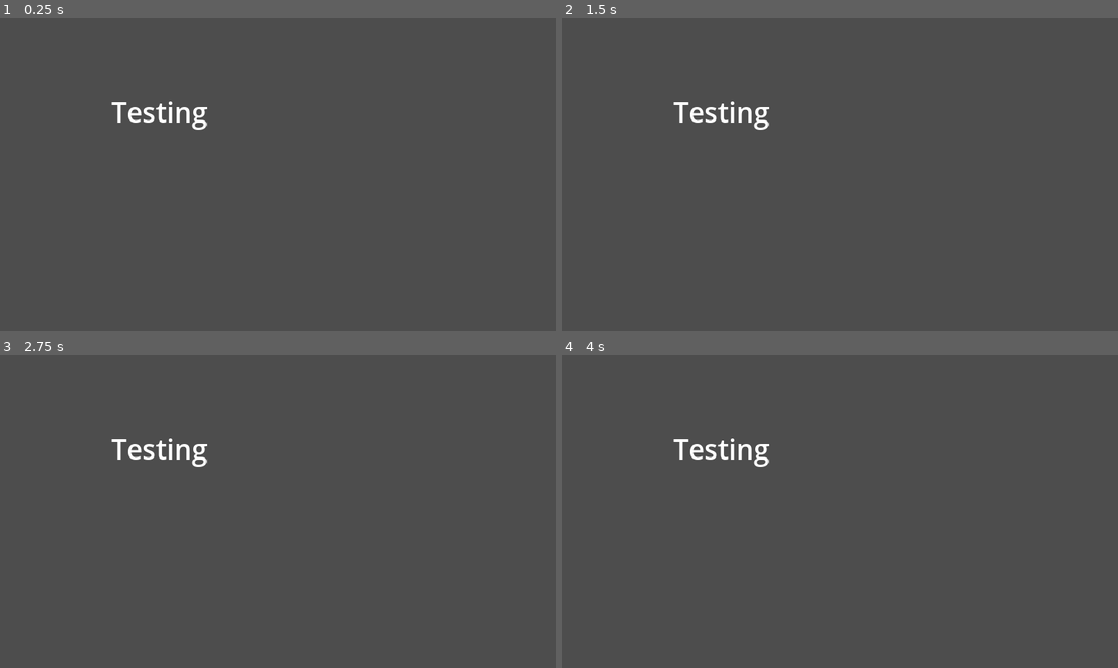
Above: before the commit, frames 1-4 (two rows, left to right).
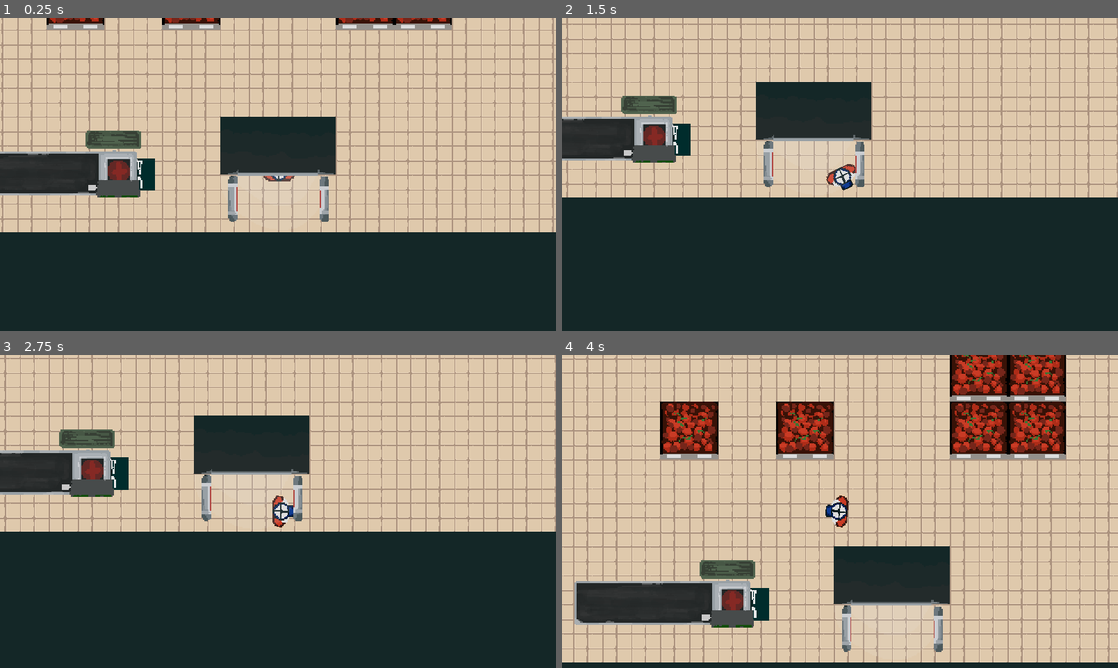
Above: after the commit, the same moments.

Repository: Drury-Indie-Game-Studio/GGJ2024
Game: Godot game, scene res://Scenes/world.tscn
The game is run twice, just before and just after one commit, with the same random seed, the same clock (stepped at 60 frames per second) and the same inputs. This scene is started directly instead of the project's main scene.
Inputs (mouse positions are in pixels of both pictures, inside the frame that each line leads up to):
- Up to frame 1 (0.25 s): no input
- Up to frame 2 (1.5 s): tap Enter at 0.5 s; move the mouse to (962, 158) at 0.52 s; hold Right (ui_right) 0.53-1.28 s; tap Space at 1.25 s; move the mouse to (728, 190) at 1.27 s; hold Down (ui_down) from 1.28 s (still down)
- Up to frame 3 (2.75 s): tap Enter at 2 s; move the mouse to (333, 442) at 2.02 s; release Down (ui_down) at 2.03 s; hold Right (ui_right) from 2.03 s (still down)
- Up to frame 4 (4 s): move the mouse to (812, 574) at 2.77 s; release Right (ui_right) at 2.78 s; hold Up (ui_up) 2.78-3.53 s; move the mouse to (1006, 558) at 3.52 s; hold Left (ui_left) from 3.53 s (still down)

The runs differ from the first frame. In frame 1, 99% of the frame differs, in the area x 0-100%, y 0-100%; in frame 2, 99%; in frame 3, 99%; in frame 4, 99%.

Commit message:
Finished game world

Diff:
--- a/Scenes/World.gd
+++ b/Scenes/World.gd
@@ -1,11 +1,54 @@
 extends Node2D
 
+var itemList = ["apple", "banana", "orange", "lettuce", "carrot", "potato", "milk", "cheese", "butter", "eggs", "beef", "chicken", "bread", "cookie", "brownie", "pepper", "salt", "garlic powder"]
+var shoppingList = ["", "", "", "", "", "", "", "", "", ""]
+var itemDict = {
+	"apple":0,
+	"banana":1,
+	"beef":2,
+	"bread":3,
+	"brownie":4,
+	"butter":5,
+	"carrot":6,
+	"cheese":7,
+	"chicken":8,
+	"cookie":9,
+	"eggs":10,
+	"garlic powder":11,
+	"lettuce":12,
+	"milk":13,
+	"orange":14,
+	"pepper":15,
+	"potato":16,
+	"salt":17
+}
 
-# Called when the node enters the scene tree for the first time.
+var timer = 5
+var timerIsGoing = false
 func _ready():
 	$AudioStreamPlayer2D_1.play()
 	$AudioStreamPlayer2D_2.play()
 
-# Called every frame. 'delta' is the elapsed time since the previous frame.
+	var tempList = itemList
+	var e = 0
+
+	for n in shoppingList:
+		var x = randi() % tempList.size()
+		shoppingList[e] = tempList[x]
+		tempList.remove_at(x)
+		e = e++1
+		pass
+	print(shoppingList)
+	for a in shoppingList:
+		$Supermarket.frames.append(itemDict[a])
+
+	$Supermarket.placeItems()
+
 func _process(delta):
 	pass
+	if timerIsGoing == true:
+		timer = timer-delta
+		if timer <= 0:
+			pass
+		pass
+	print(timer)
--- a/Scenes/supermarket.gd
+++ b/Scenes/supermarket.gd
@@ -12,7 +12,7 @@
 	Vector2(2400,800)
 ]
 
-var frames = [0,1,2,3,4,5,6,7,8,9,10,11,12,13,14,15,16,17]
+var frames = []
 
 # Called when the node enters the scene tree for the first time.
 func _ready():
@@ -33,11 +33,13 @@
 	section_locations.remove_at(index)
 	$Veggies.position = section_locations[0]
 
-	for i in frames:
+func placeItems():
+	for f in frames:
 		var item = collectible.instantiate()
 		add_child(item)
-		item.get_child(1).frame = i
-		item.position = placeItem(i)
+		item.get_child(1).frame = f
+		item.position = placeItem(f)
+
 # Called every frame. 'delta' is the elapsed time since the previous frame.
 func placeItem(itemIndex):
 	match (itemIndex):
--- a/Scenes/supermarket.tscn
+++ b/Scenes/supermarket.tscn
@@ -33,6 +33,3 @@
 
 [node name="Player" parent="." instance=ExtResource("7_d43cc")]
 position = Vector2(1700, 1600)
-
-[node name="Collectible" parent="." instance=ExtResource("9_l8xmf")]
-position = Vector2(1700, 1500)
--- a/Scenes/world.tscn
+++ b/Scenes/world.tscn
@@ -1,11 +1,30 @@
-[gd_scene load_steps=4 format=3 uid="uid://nekt8xunmldi"]
+[gd_scene load_steps=11 format=3 uid="uid://nekt8xunmldi"]
 
 [ext_resource type="Script" path="res://Scenes/World.gd" id="1_0jeua"]
-[ext_resource type="AudioStream" uid="uid://c54svo7xs0x6t" path="res://Assets/Sound/SFX/pop.wav" id="2_glh0w"]
+[ext_resource type="Texture2D" uid="uid://v85waqnvayp2" path="res://Assets/Sprites/Game_Floor.png" id="2_5kteb"]
+[ext_resource type="AudioStream" uid="uid://b6nodrxmtf2lh" path="res://Assets/Sound/SFX/pop.wav" id="2_glh0w"]
 [ext_resource type="AudioStream" uid="uid://4ip0hhrnxe0v" path="res://Assets/Sound/SFX/Twinkle.mp3" id="3_hulk0"]
+[ext_resource type="PackedScene" uid="uid://dam62j35tsg5u" path="res://Scenes/supermarket.tscn" id="4_vjeq4"]
+[ext_resource type="Texture2D" uid="uid://buvrxu0irp51x" path="res://Assets/Sprites/Wall.png" id="6_lmu5a"]
+[ext_resource type="Texture2D" uid="uid://bj1bxd0yifruo" path="res://Assets/Sprites/Register.png" id="6_si4iq"]
+[ext_resource type="Texture2D" uid="uid://c8o34bal6j431" path="res://Assets/Sprites/Door.png" id="8_7k70e"]
+
+[sub_resource type="RectangleShape2D" id="RectangleShape2D_uxqda"]
+size = Vector2(3900, 100)
+
+[sub_resource type="RectangleShape2D" id="RectangleShape2D_lo845"]
+size = Vector2(350, 150)
 
 [node name="World" type="Node2D"]
 script = ExtResource("1_0jeua")
+
+[node name="TextureRect" type="TextureRect" parent="."]
+offset_left = -500.0
+offset_top = -400.0
+offset_right = 4300.0
+offset_bottom = 2700.0
+texture = ExtResource("2_5kteb")
+stretch_mode = 1
 
 [node name="Label" type="Label" parent="."]
 offset_left = 384.0
@@ -20,3 +39,98 @@
 
 [node name="AudioStreamPlayer2D_2" type="AudioStreamPlayer2D" parent="."]
 stream = ExtResource("3_hulk0")
+
+[node name="Stand" type="StaticBody2D" parent="."]
+position = Vector2(-150, -100)
+
+[node name="TextureRect" type="Sprite2D" parent="Stand"]
+position = Vector2(2250, -500)
+scale = Vector2(280, 22)
+texture = ExtResource("6_lmu5a")
+metadata/_edit_use_anchors_ = true
+
+[node name="CollisionShape2D" type="CollisionShape2D" parent="Stand"]
+position = Vector2(1900, 0)
+shape = SubResource("RectangleShape2D_uxqda")
+
+[node name="Stand3" type="StaticBody2D" parent="."]
+position = Vector2(-150, -100)
+
+[node name="TextureRect" type="Sprite2D" parent="Stand3"]
+position = Vector2(-325, 1175)
+scale = Vector2(15, 65)
+texture = ExtResource("6_lmu5a")
+metadata/_edit_use_anchors_ = true
+
+[node name="CollisionShape2D" type="CollisionShape2D" parent="Stand3"]
+position = Vector2(0, 900)
+rotation = 1.5708
+shape = SubResource("RectangleShape2D_uxqda")
+
+[node name="Stand4" type="StaticBody2D" parent="."]
+position = Vector2(3650, -100)
+
+[node name="TextureRect" type="Sprite2D" parent="Stand4"]
+position = Vector2(350, 1275)
+scale = Vector2(16, 63)
+texture = ExtResource("6_lmu5a")
+metadata/_edit_use_anchors_ = true
+
+[node name="CollisionShape2D" type="CollisionShape2D" parent="Stand4"]
+position = Vector2(0, 900)
+rotation = 1.5708
+shape = SubResource("RectangleShape2D_uxqda")
+
+[node name="Stand2" type="StaticBody2D" parent="."]
+position = Vector2(-150, 1750)
+
+[node name="TextureRect" type="Sprite2D" parent="Stand2"]
+position = Vector2(1900, 450)
+scale = Vector2(78, 20)
+texture = ExtResource("6_lmu5a")
+metadata/_edit_use_anchors_ = true
+
+[node name="CollisionShape2D" type="CollisionShape2D" parent="Stand2"]
+position = Vector2(1900, 0)
+shape = SubResource("RectangleShape2D_uxqda")
+
+[node name="Cashier" type="StaticBody2D" parent="."]
+position = Vector2(1350, 1600)
+
+[node name="TextureRect" type="Sprite2D" parent="Cashier"]
+scale = Vector2(2, 2)
+texture = ExtResource("6_si4iq")
+metadata/_edit_use_anchors_ = true
+
+[node name="CollisionShape2D" type="CollisionShape2D" parent="Cashier"]
+position = Vector2(-25, -25)
+shape = SubResource("RectangleShape2D_lo845")
+
+[node name="Supermarket" parent="." instance=ExtResource("4_vjeq4")]
+
+[node name="Door" type="StaticBody2D" parent="."]
+position = Vector2(1700, 1600)
+
+[node name="TextureRect" type="Sprite2D" parent="Door"]
+scale = Vector2(2, 2)
+texture = ExtResource("8_7k70e")
+metadata/_edit_use_anchors_ = true
+
+[node name="CollisionShape2D" type="CollisionShape2D" parent="Door"]
+position = Vector2(-100, 0)
+scale = Vector2(0.1, 1)
+shape = SubResource("RectangleShape2D_lo845")
+
+[node name="Door2" type="StaticBody2D" parent="."]
+position = Vector2(1700, 1600)
+
+[node name="TextureRect" type="Sprite2D" parent="Door2"]
+visible = false
+scale = Vector2(2, 2)
+texture = ExtResource("8_7k70e")
+metadata/_edit_use_anchors_ = true
+
+[node name="CollisionShape2D" type="CollisionShape2D" parent="Door2"]
+position = Vector2(100, 0)
+scale = Vector2(0.1, 1)
+shape = SubResource("RectangleShape2D_lo845")
Binary file added: Assets/Sprites/Dishes/burger.png
Not shown, added: Assets/Sprites/Dishes/burger.png.import
Binary file added: Assets/Sprites/Dishes/taco.png
Not shown, added: Assets/Sprites/Dishes/taco.png.import
Binary file added: Assets/Sprites/Door.png
Not shown, added: Assets/Sprites/Door.png.import
Binary file added: Assets/Sprites/Game_Floor.png
Not shown, added: Assets/Sprites/Game_Floor.png.import
Binary file added: Assets/Sprites/Medals/First_place.png
Not shown, added: Assets/Sprites/Medals/First_place.png.import
Binary file added: Assets/Sprites/Medals/Second_place.png
Not shown, added: Assets/Sprites/Medals/Second_place.png.import
(and 6 more such lines)
